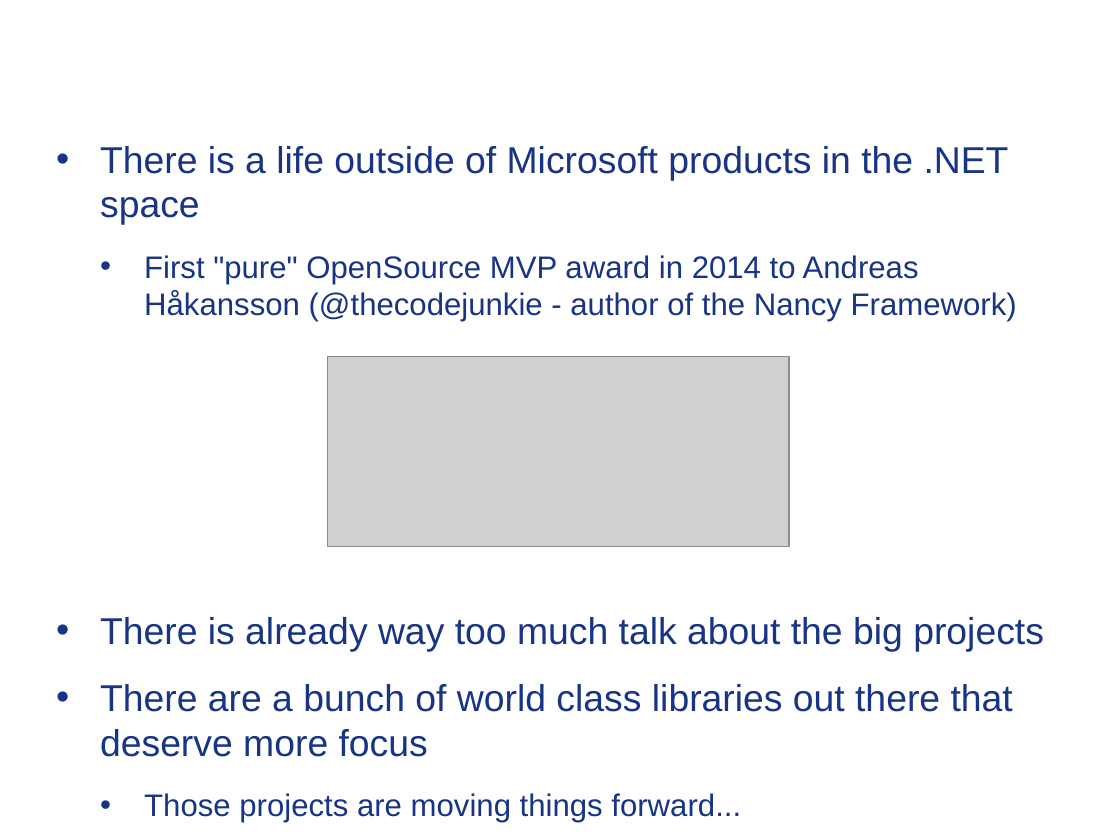
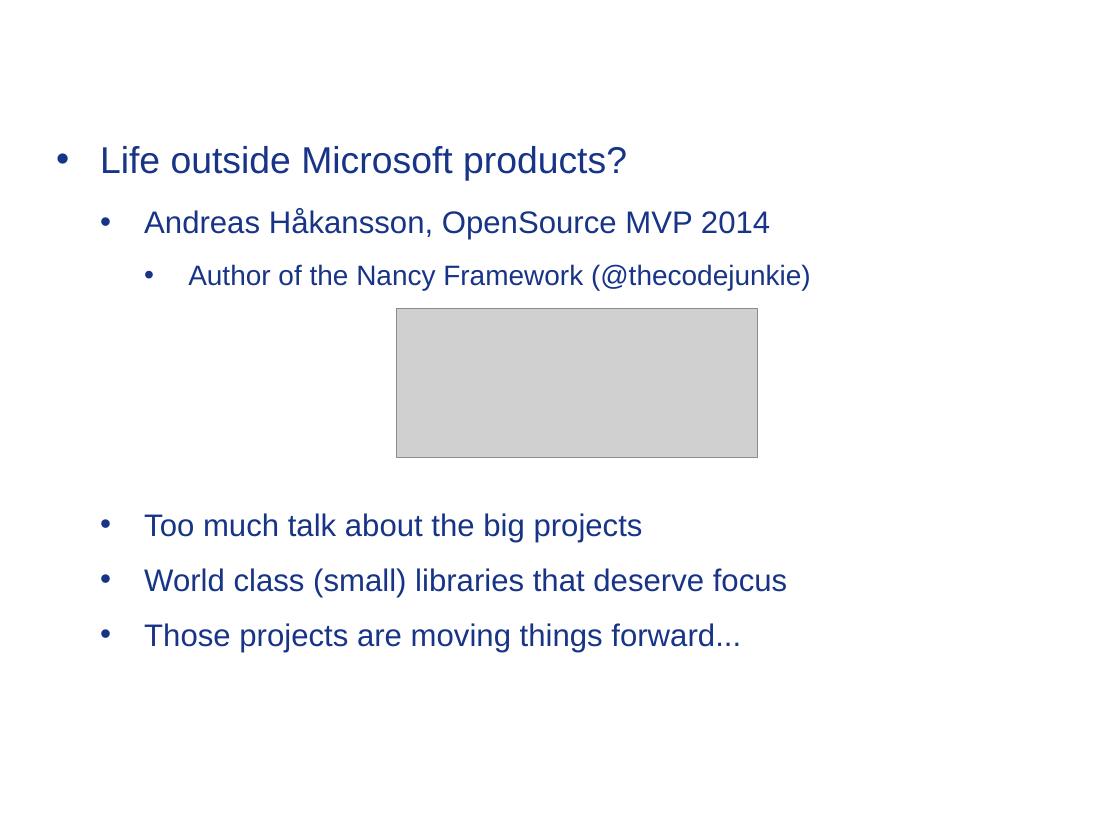
Before and after one commit to Timothep/MarathonWOShoes, a slide deck: slide 3 of BarefootMarathon.odp. Drawn at 1120x840 pixels with LibreOffice and Linux fonts; fonts in the diff are those of the drawing; grey boxes stand for pictures; background and template pictures are left out. Boxes give left, top, right and bottom in pixels: in the first picture for what was removed or moved away, otherwise in the second. Text is boxed around its words. In the diff, an @@ line names an element or a change of style, - is before the commit and + after.

```diff
--- a/BarefootMarathon.odp
+++ b/BarefootMarathon.odp
@@ text at box(100, 146, 811, 597): text changed; size 24 to 20 pt @@
-• There is a life outside of Microsoft products in the .NET space
-  • First "pure" OpenSource MVP award in 2014 to Andreas Håkansson (@thecodejunkie - author of the Nancy Framework)
-• There is already way too much talk about the big projects
-• There are a bunch of world class libraries out there that deserve more focus
+• Life outside Microsoft products?
+  • Andreas Håkansson, OpenSource MVP 2014
+    • Author of the Nancy Framework (@thecodejunkie)
+  • Too much talk about the big projects
+  • World class (small) libraries that deserve focus
@@ picture: place and size @@
-picture at box(327, 356, 788, 547)
+picture at box(396, 309, 757, 458)
```
Also in this commit, not shown: 11 other slides changed.
